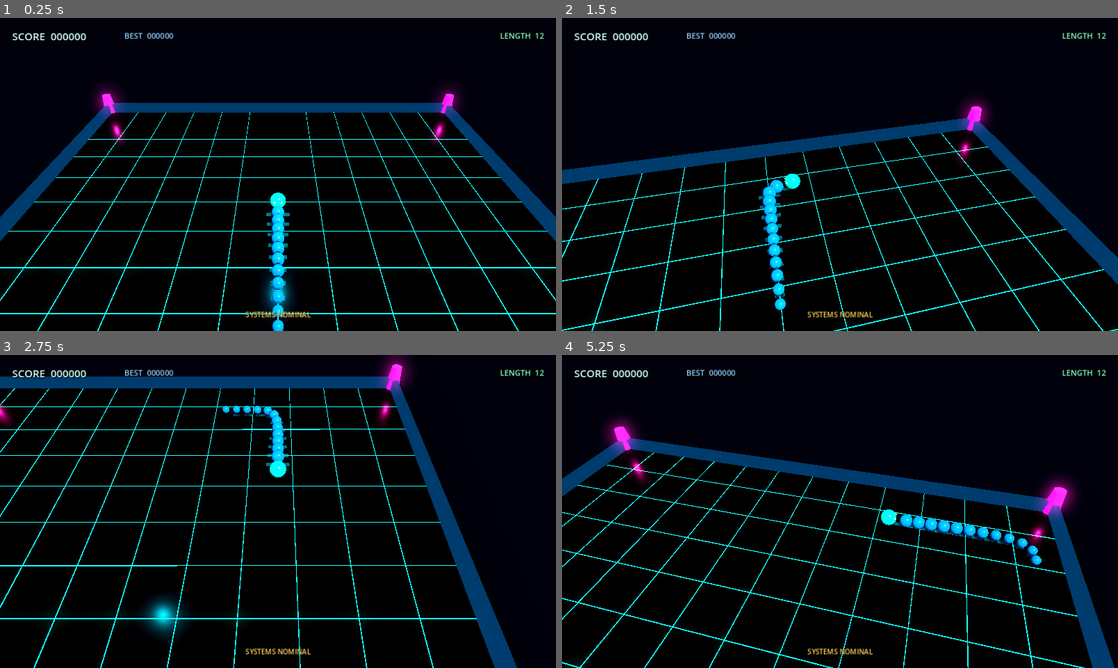
Above: before the commit, frames 1-4 (two rows, left to right).
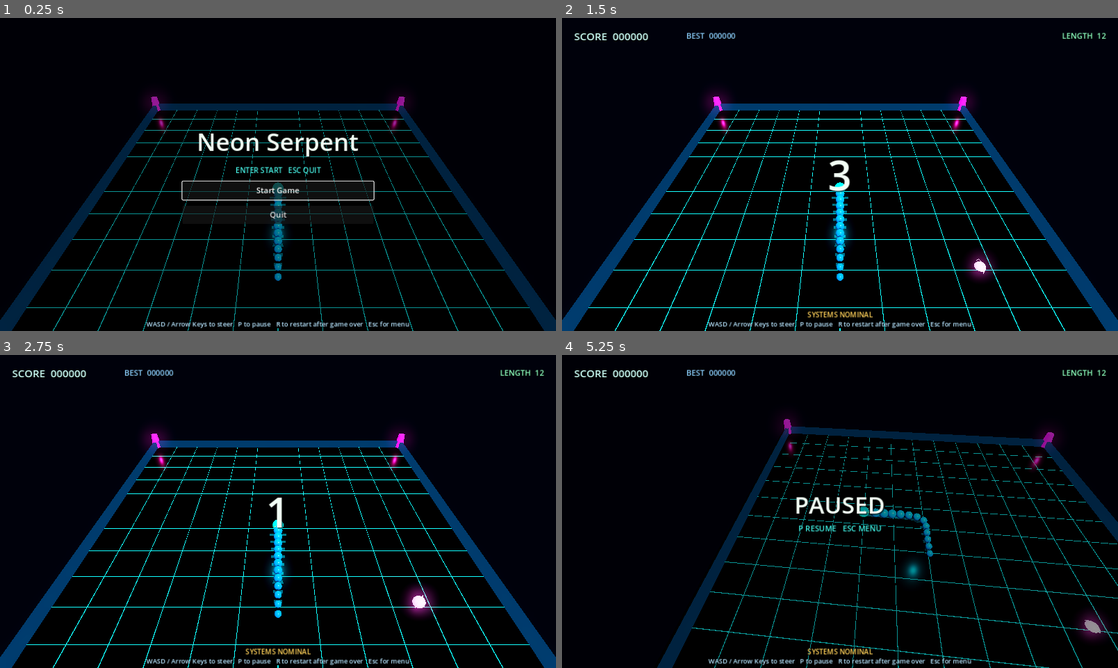
Above: after the commit, the same moments.

Repository: Ken8675309/snake_2026
Game: Godot game, scene res://scenes/Main.tscn
Same seed, same stepped clock (60 frames per second), same inputs: the game is played once before the commit and once after it.
Inputs (mouse positions are in pixels of both pictures, inside the frame that each line leads up to):
- Up to frame 1 (0.25 s): no input
- Up to frame 2 (1.5 s): click (840, 190) at 0.5 s, where only the run after the commit has a clickable "Start Game"; tap Enter (menu_accept, bound only after the commit) at 1.25 s; hold D (move_right) from 1.28 s (still down)
- Up to frame 3 (2.75 s): release D (move_right) at 2.03 s; hold S (move_down) from 2.03 s (still down)
- Up to frame 4 (5.25 s): release S (move_down) at 2.78 s; hold D (move_right) 2.78-3.53 s; hold W (move_up) 3.53-4.28 s; hold A (move_left) from 4.28 s (still down); tap P (pause_game, bound only after the commit) at 4.9 s

The runs differ from the first frame. In frame 1, 17% of the frame differs, in the area x 0-100%, y 4-100%; in frame 2, 16%; in frame 3, 18%, in the area x 0-100%, y 0-100%; in frame 4, 17%.

Commit message:
Fix game flow menu countdown and restart

Diff:
--- a/project.godot
+++ b/project.godot
@@ -51,6 +51,16 @@
 }
 pause_game={
 "deadzone": 0.5,
+"events": [Object(InputEventKey,"resource_local_to_scene":false,"resource_name":"","device":-1,"window_id":0,"alt_pressed":false,"shift_pressed":false,"ctrl_pressed":false,"meta_pressed":false,"pressed":false,"keycode":80,"physical_keycode":0,"key_label":0,"unicode":0,"location":0,"echo":false,"script":null)
+]
+}
+menu_accept={
+"deadzone": 0.5,
+"events": [Object(InputEventKey,"resource_local_to_scene":false,"resource_name":"","device":-1,"window_id":0,"alt_pressed":false,"shift_pressed":false,"ctrl_pressed":false,"meta_pressed":false,"pressed":false,"keycode":4194309,"physical_keycode":0,"key_label":0,"unicode":0,"location":0,"echo":false,"script":null)
+]
+}
+menu_back={
+"deadzone": 0.5,
 "events": [Object(InputEventKey,"resource_local_to_scene":false,"resource_name":"","device":-1,"window_id":0,"alt_press …(195 unchanged characters)…
 ]
 }
--- a/scripts/camera_controller.gd
+++ b/scripts/camera_controller.gd
@@ -1,11 +1,11 @@
 extends Node3D
 class_name CameraController
 
-@export var follow_distance: float = 13.5
-@export var follow_height: float = 12.0
-@export var look_ahead: float = 2.6
-@export var smoothness: float = 7.5
-@export var base_fov: float = 48.0
+@export var follow_distance: float = 16.5
+@export var follow_height: float = 15.0
+@export var look_ahead: float = 1.8
+@export var smoothness: float = 8.5
+@export var base_fov: float = 56.0
 @export var zoom_speed_influence: float = 1.2
 @export var shake_decay: float = 7.5
 
@@ -56,9 +56,22 @@
 
 func set_target(new_target: Node3D) -> void:
 	target = new_target
-	if target != null:
-		_last_target_position = _get_target_position()
-		global_position = _last_target_position + Vector3(0.0, follow_height, follow_distance)
+	reset_to_target()
+
+
+func reset_to_target() -> void:
+	if target == null:
+		return
+	_last_target_position = _get_target_position()
+	_target_speed = 0.0
+	_shake_strength = 0.0
+	global_position = _last_target_position + Vector3(0.0, follow_height, follow_distance)
+	if _camera != null:
+		_camera.position = Vector3.ZERO
+		_camera.fov = base_fov
+	var look_position := _last_target_position + _get_target_forward() * look_ahead
+	look_position.y = 0.25
+	look_at(look_position, Vector3.UP)
 
 
 func shake(strength: float = 0.28) -> void:
--- a/scripts/game_manager.gd
+++ b/scripts/game_manager.gd
@@ -3,8 +3,13 @@
 
 signal score_changed(score: int, high_score: int)
 signal state_changed(state_name: String)
+signal countdown_changed(text: String)
 
 const SAVE_PATH := "user://neon_serpent.cfg"
+const START_POSITION := Vector3.ZERO
+const COUNTDOWN_SECONDS := 3.0
+const GO_SECONDS := 0.65
+const START_GRACE_SECONDS := 1.25
 const SnakeControllerScript := preload("res://scripts/snake_controller.gd")
 const CameraControllerScript := preload("res://scripts/camera_controller.gd")
 const ArenaBuilderScript := preload("res://scripts/arena_builder.gd")
@@ -14,7 +19,7 @@
 const FoodScript := preload("res://scripts/food.gd")
 const PowerUpScript := preload("res://scripts/power_up.gd")
 
-enum GameState { PLAYING, PAUSED, GAME_OVER }
+enum GameState { MENU, COUNTDOWN, PLAYING, PAUSED, GAME_OVER }
 
 var snake
 var camera_controller
@@ -26,11 +31,15 @@
 var power_ups: Array = []
 var score: int = 0
 var high_score: int = 0
-var state: GameState = GameState.PLAYING
+var state: GameState = GameState.MENU
 var run_time: float = 0.0
 
 var _rng := RandomNumberGenerator.new()
 var _next_power_up_time: float = 8.0
+var _countdown_time: float = 0.0
+var _go_time: float = 0.0
+var _grace_time: float = 0.0
+var _last_countdown_text: String = ""
 var _effect_timers := {
 	"speed": 0.0,
 	"shield": 0.0,
@@ -42,39 +51,95 @@
 	_rng.randomize()
 	_load_high_score()
 	_create_core_systems()
-	start_new_game()
+	show_main_menu()
 
 
 func _process(delta: float) -> void:
-	if Input.is_action_just_pressed("restart"):
+	if Input.is_action_just_pressed("menu_accept"):
+		if state == GameState.MENU or state == GameState.GAME_OVER:
+			start_new_game()
+		return
+
+	if Input.is_action_just_pressed("menu_back"):
+		if state == GameState.MENU:
+			request_quit()
+		else:
+			show_main_menu()
+		return
+
+	if Input.is_action_just_pressed("restart") and state == GameState.GAME_OVER:
 		start_new_game()
 		return
-	if Input.is_action_just_pressed("pause_game") and state != GameState.GAME_OVER:
+
+	if Input.is_action_just_pressed("pause_game") and (state == GameState.PLAYING or state == GameState.PAUSED):
 		_set_state(GameState.PAUSED if state == GameState.PLAYING else GameState.PLAYING)
 
+	if state == GameState.COUNTDOWN:
+		_update_countdown(delta)
+		return
+
 	if state != GameState.PLAYING:
 		return
 
 	run_time += delta
+	_grace_time = maxf(0.0, _grace_time - delta)
 	_update_effects(delta)
 	_update_power_ups(delta)
 	_apply_magnet(delta)
 	_check_food_collection()
-	_check_collisions()
+	if _grace_time <= 0.0:
+		_check_collisions()
+
+
+func request_start_game() -> void:
+	start_new_game()
+
+
+func request_quit() -> void:
+	get_tree().quit()
+
+
+func show_main_menu() -> void:
+	score = 0
+	run_time = 0.0
+	_countdown_time = 0.0
+	_go_time = 0.0
+	_grace_time = 0.0
+	_clear_food()
+	_clear_power_ups()
+	_reset_effects()
+	if snake != null:
+		snake.reset(START_POSITION)
+		snake.set_alive(true)
+		snake.set_paused(true)
+	if camera_controller != null:
+		camera_controller.reset_to_target()
+	score_changed.emit(score, high_score)
+	countdown_changed.emit("")
+	_set_state(GameState.MENU)
 
 
 func start_new_game() -> void:
 	score = 0
 	run_time = 0.0
 	_next_power_up_time = 7.5
+	_countdown_time = COUNTDOWN_SECONDS
+	_go_time = GO_SECONDS
+	_grace_time = START_GRACE_SECONDS
+	_last_countdown_text = ""
+	_clear_food()
 	_clear_power_ups()
 	_reset_effects()
-	_set_state(GameState.PLAYING)
-	snake.reset(Vector3.ZERO)
+	snake.reset(START_POSITION)
+	snake.set_alive(true)
+	snake.set_paused(true)
+	camera_controller.reset_to_target()
 	_spawn_food()
 	if audio_manager != null:
 		audio_manager.play_start()
 	score_changed.emit(score, high_score)
+	_set_state(GameState.COUNTDOWN)
+	_emit_countdown_text("3")
 
 
 func _create_core_systems() -> void:
@@ -238,14 +303,14 @@
 	food = FoodScript.new()
 	food.name = "Food"
 	add_child(food)
-	food.position = _find_clear_spawn_position()
+	food.position = _find_clear_spawn_position(3.25, 4.6)
 	food.configure(10 + int(run_time / 18.0), Color(1.0, 0.15 + _rng.randf() * 0.2, 0.55 + _rng.randf() * 0.35))
 
 
-func _find_clear_spawn_position() -> Vector3:
+func _find_clear_spawn_position(edge_margin: float = 2.6, snake_margin: float = 3.8) -> Vector3:
 	for attempt in range(80):
-		var candidate = arena.get_random_play_position(2.0)
-		if candidate.distance_to(snake.get_head_position()) < 3.8:
+		var candidate = arena.get_random_play_position(edge_margin)
+		if candidate.distance_to(snake.get_head_position()) < snake_margin:
 			continue
 		var clear := true
 		for body_position in snake.get_body_positions():
@@ -254,7 +319,32 @@
 				break
 		if clear:
 			return candidate
-	return arena.get_random_play_position(2.5)
+	return arena.get_random_play_position(edge_margin)
+
+
+func _update_countdown(delta: float) -> void:
+	if _countdown_time > 0.0:
+		_countdown_time = maxf(0.0, _countdown_time - delta)
+		if _countdown_time > 0.0:
+			_emit_countdown_text(str(int(ceil(_countdown_time))))
+			return
+		_emit_countdown_text("GO")
+		return
+
+	_go_time = maxf(0.0, _go_time - delta)
+	if _go_time > 0.0:
+		_emit_countdown_text("GO")
+		return
+
+	countdown_changed.emit("")
+	_set_state(GameState.PLAYING)
+
+
+func _emit_countdown_text(text: String) -> void:
+	if text == _last_countdown_text:
+		return
+	_last_countdown_text = text
+	countdown_changed.emit(text)
 
 
 func _clear_power_ups() -> void:
@@ -262,6 +352,12 @@
 		if is_instance_valid(power_up):
 			power_up.queue_free()
 	power_ups.clear()
+
+
+func _clear_food() -> void:
+	if food != null and is_instance_valid(food):
+		food.queue_free()
+	food = null
 
 
 func _reset_effects() -> void:
@@ -299,8 +395,12 @@
 func _set_state(new_state: GameState) -> void:
 	state = new_state
 	if snake != null:
-		snake.set_paused(state == GameState.PAUSED)
+		snake.set_paused(state != GameState.PLAYING)
 	match state:
+		GameState.MENU:
+			state_changed.emit("MENU")
+		GameState.COUNTDOWN:
+			state_changed.emit("COUNTDOWN")
 		GameState.PLAYING:
 			state_changed.emit("PLAYING")
 		GameState.PAUSED:
--- a/scripts/ui_manager.gd
+++ b/scripts/ui_manager.gd
@@ -9,7 +9,13 @@
 var _effects_label: Label
 var _state_label: Label
 var _state_subtitle: Label
+var _countdown_label: Label
+var _controls_label: Label
 var _vignette: ColorRect
+var _top_bar: HBoxContainer
+var _menu_root: Control
+var _start_button: Button
+var _quit_button: Button
 
 
 func _ready() -> void:
@@ -37,8 +43,11 @@
 	game_manager = manager
 	game_manager.score_changed.connect(_on_score_changed)
 	game_manager.state_changed.connect(_on_state_changed)
+	game_manager.countdown_changed.connect(_on_countdown_changed)
+	_start_button.pressed.connect(game_manager.request_start_game)
+	_quit_button.pressed.connect(game_manager.request_quit)
 	_on_score_changed(game_manager.score, game_manager.high_score)
-	_on_state_changed("PLAYING")
+	_on_state_changed("MENU")
 
 
 func _on_score_changed(score: int, high_score: int) -> void:
@@ -47,19 +56,40 @@
 
 
 func _on_state_changed(state_name: String) -> void:
-	_state_label.visible = state_name != "PLAYING"
-	_state_subtitle.visible = state_name != "PLAYING"
-	_vignette.visible = state_name != "PLAYING"
+	var menu_visible := state_name == "MENU"
+	var center_state_visible := state_name == "PAUSED" or state_name == "GAME_OVER"
+	_menu_root.visible = menu_visible
+	_top_bar.visible = not menu_visible
+	_effects_label.visible = not menu_visible
+	_countdown_label.visible = state_name == "COUNTDOWN"
+	_state_label.visible = center_state_visible
+	_state_subtitle.visible = center_state_visible
+	_vignette.visible = menu_visible or center_state_visible
 	match state_name:
+		"MENU":
+			_state_label.text = ""
+			_state_subtitle.text = ""
+			_countdown_label.text = ""
+			_effects_label.text = ""
+			_start_button.grab_focus()
+		"COUNTDOWN":
+			_state_label.text = ""
+			_state_subtitle.text = ""
 		"PAUSED":
 			_state_label.text = "PAUSED"
-			_state_subtitle.text = "RUN SUSPENDED"
+			_state_subtitle.text = "P RESUME   ESC MENU"
 		"GAME_OVER":
 			_state_label.text = "SIGNAL LOST"
-			_state_subtitle.text = "NEW RUN AVAILABLE"
+			_state_subtitle.text = "R / ENTER RESTART   ESC MENU"
 		_:
 			_state_label.text = ""
 			_state_subtitle.text = ""
+			_countdown_label.text = ""
+
+
+func _on_countdown_changed(text: String) -> void:
+	_countdown_label.text = text
+	_countdown_label.visible = not text.is_empty()
 
 
 func _build_ui() -> void:
@@ -75,32 +105,32 @@
 	_vignette.visible = false
 	root.add_child(_vignette)
 
-	var top_bar := HBoxContainer.new()
-	top_bar.name = "TopBar"
-	top_bar.set_anchors_preset(Control.PRESET_TOP_WIDE)
-	top_bar.offset_left = 28.0
-	top_bar.offset_top = 22.0
-	top_bar.offset_right = -28.0
-	top_bar.offset_bottom = 62.0
-	top_bar.add_theme_constant_override("separation", 28)
-	root.add_child(top_bar)
+	_top_bar = HBoxContainer.new()
+	_top_bar.name = "TopBar"
+	_top_bar.set_anchors_preset(Control.PRESET_TOP_WIDE)
+	_top_bar.offset_left = 28.0
+	_top_bar.offset_top = 22.0
+	_top_bar.offset_right = -28.0
+	_top_bar.offset_bottom = 62.0
+	_top_bar.add_theme_constant_override("separation", 28)
+	root.add_child(_top_bar)
 
 	_score_label = _make_label(24, Color(0.8, 1.0, 0.96))
 	_score_label.custom_minimum_size = Vector2(230.0, 34.0)
-	top_bar.add_child(_score_label)
+	_top_bar.add_child(_score_label)
 
 	_high_score_label = _make_label(18, Color(0.55, 0.82, 1.0))
 	_high_score_label.custom_minimum_size = Vector2(210.0, 34.0)
-	top_bar.add_child(_high_score_label)
+	_top_bar.add_child(_high_score_label)
 
 	var spacer := Control.new()
 	spacer.size_flags_horizontal = Control.SIZE_EXPAND_FILL
-	top_bar.add_child(spacer)
+	_top_bar.add_child(spacer)
 
 	_length_label = _make_label(18, Color(0.55, 1.0, 0.74))
 	_length_label.horizontal_alignment = HORIZONTAL_ALIGNMENT_RIGHT
 	_length_label.custom_minimum_size = Vector2(160.0, 34.0)
-	top_bar.add_child(_length_label)
+	_top_bar.add_child(_length_label)
 
 	_effects_label = _make_label(16, Color(1.0, 0.82, 0.35))
 	_effects_label.name = "EffectsLabel"
@@ -112,6 +142,29 @@
 	_effects_label.horizontal_alignment = HORIZONTAL_ALIGNMENT_CENTER
 	root.add_child(_effects_label)
 
+	_controls_label = _make_label(15, Color(0.72, 0.9, 1.0))
+	_controls_label.name = "ControlsLabel"
+	_controls_label.set_anchors_preset(Control.PRESET_BOTTOM_WIDE)
+	_controls_label.offset_left = 28.0
+	_controls_label.offset_right = -28.0
+	_controls_label.offset_top = -28.0
+	_controls_label.offset_bottom = -4.0
+	_controls_label.horizontal_alignment = HORIZONTAL_ALIGNMENT_CENTER
+	_controls_label.text = "WASD / Arrow Keys to steer   P to pause   R to restart after game over   Esc for menu"
+	root.add_child(_controls_label)
+
+	_countdown_label = _make_label(96, Color(0.95, 1.0, 0.96))
+	_countdown_label.name = "CountdownLabel"
+	_countdown_label.set_anchors_preset(Control.PRESET_CENTER)
+	_countdown_label.offset_left = -180.0
+	_countdown_label.offset_top = -90.0
+	_countdown_label.offset_right = 180.0
+	_countdown_label.offset_bottom = 90.0
+	_countdown_label.horizontal_alignment = HORIZONTAL_ALIGNMENT_CENTER
+	_countdown_label.vertical_alignment = VERTICAL_ALIGNMENT_CENTER
+	_countdown_label.visible = false
+	root.add_child(_countdown_label)
+
 	var center := VBoxContainer.new()
 	center.name = "StateCenter"
 	center.set_anchors_preset(Control.PRESET_CENTER)
@@ -132,6 +185,8 @@
 	_state_subtitle.visible = false
 	center.add_child(_state_subtitle)
 
+	_build_menu(root)
+
 
 func _make_label(font_size: int, color: Color) -> Label:
 	var label := Label.new()
@@ -142,3 +197,46 @@
 	label.add_theme_constant_override("shadow_offset_y", 2)
 	label.vertical_alignment = VERTICAL_ALIGNMENT_CENTER
 	return label
+
+
+func _build_menu(root: Control) -> void:
+	_menu_root = Control.new()
+	_menu_root.name = "MainMenu"
+	_menu_root.set_anchors_preset(Control.PRESET_FULL_RECT)
+	root.add_child(_menu_root)
+
+	var center := VBoxContainer.new()
+	center.name = "MenuCenter"
+	center.set_anchors_preset(Control.PRESET_CENTER)
+	center.offset_left = -220.0
+	center.offset_top = -150.0
+	center.offset_right = 220.0
+	center.offset_bottom = 150.0
+	center.alignment = BoxContainer.ALIGNMENT_CENTER
+	center.add_theme_constant_override("separation", 14)
+	_menu_root.add_child(center)
+
+	var title := _make_label(56, Color(0.95, 1.0, 0.96))
+	title.text = "Neon Serpent"
+	title.horizontal_alignment = HORIZONTAL_ALIGNMENT_CENTER
+	center.add_child(title)
+
+	var prompt := _make_label(17, Color(0.28, 0.95, 0.9))
+	prompt.text = "ENTER START   ESC QUIT"
+	prompt.horizontal_alignment = HORIZONTAL_ALIGNMENT_CENTER
+	center.add_child(prompt)
+
+	_start_button = _make_button("Start Game")
+	center.add_child(_start_button)
+
+	_quit_button = _make_button("Quit")
+	center.add_child(_quit_button)
+
+
+func _make_button(text: String) -> Button:
+	var button := Button.new()
+	button.text = text
+	button.custom_minimum_size = Vector2(220.0, 42.0)
+	button.focus_mode = Control.FOCUS_ALL
+	button.add_theme_font_size_override("font_size", 18)
+	return button
